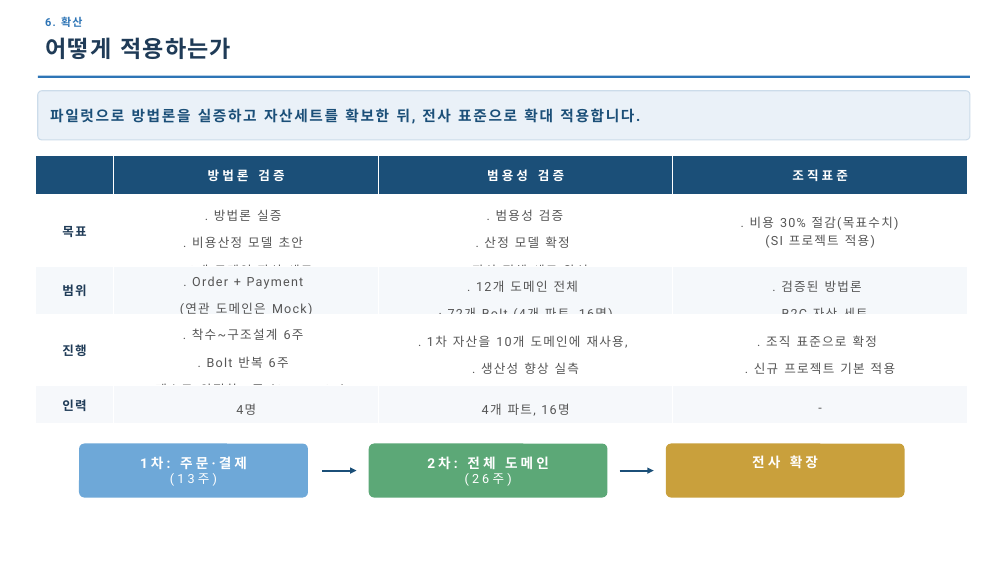
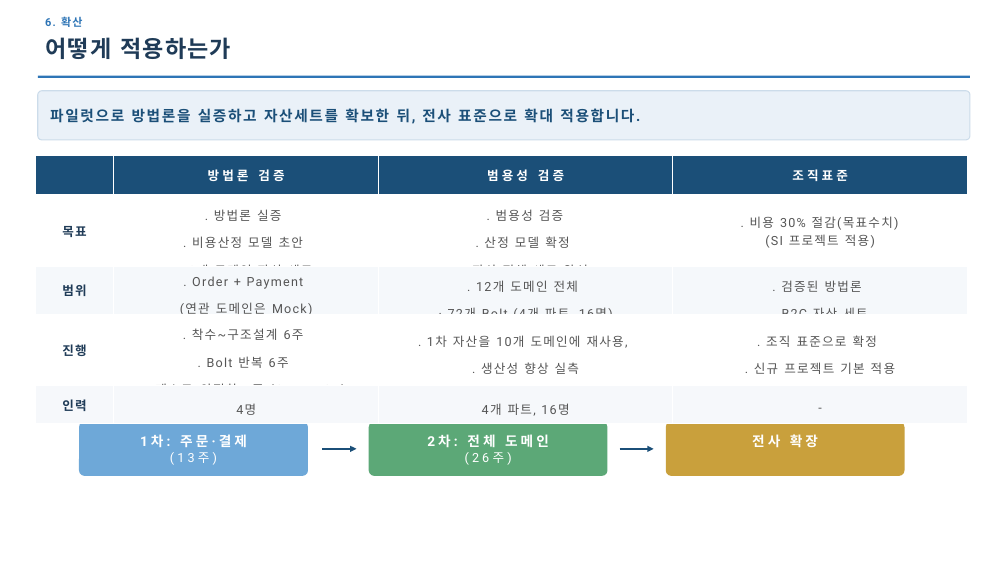
Before and after one commit to parknahyun/runNShop, a slide deck: slide 7 of docs/주간보고/AI활용_개발공정_지침서_보고용.pptx (slide 6 before the commit). Drawn at 1008x567 pixels with LibreOffice and Linux fonts; fonts in the diff are those of the drawing. Boxes give left, top, right and bottom in pixels: in the first picture for what was removed or moved away, otherwise in the second. Text is boxed around its words. In the diff, an @@ line names an element or a change of style, - is before the commit and + after.

```diff
--- a/docs/주간보고/AI활용_개발공정_지침서_보고용.pptx
+++ b/docs/주간보고/AI활용_개발공정_지침서_보고용.pptx
@@ 3 rounded rectangles, 2 arrows: place and size @@
-3 rounded rectangles, 2 arrows at [79, 444, 905, 498]
+3 rounded rectangles, 2 arrows at [79, 422, 905, 476]
```
Also in this commit, not shown: 2 slides added, 12 other files.
